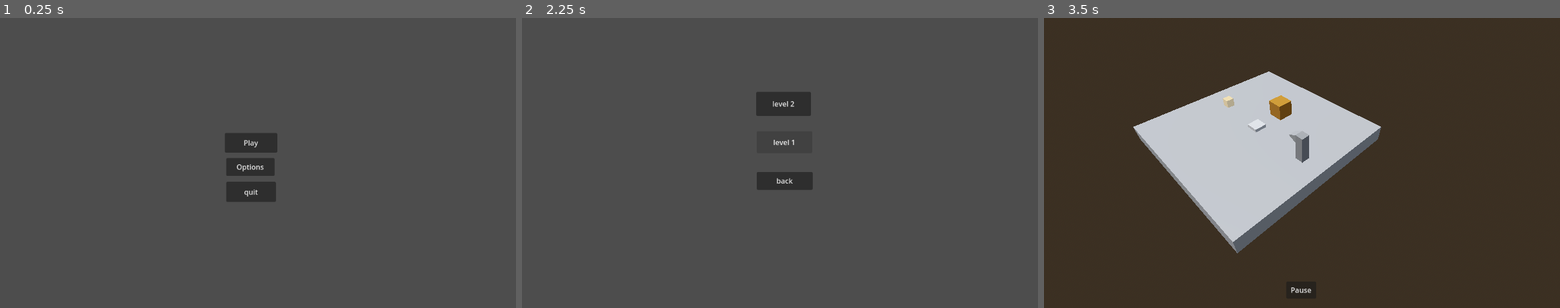
Above: before the commit, frames 1-3 (left to right).
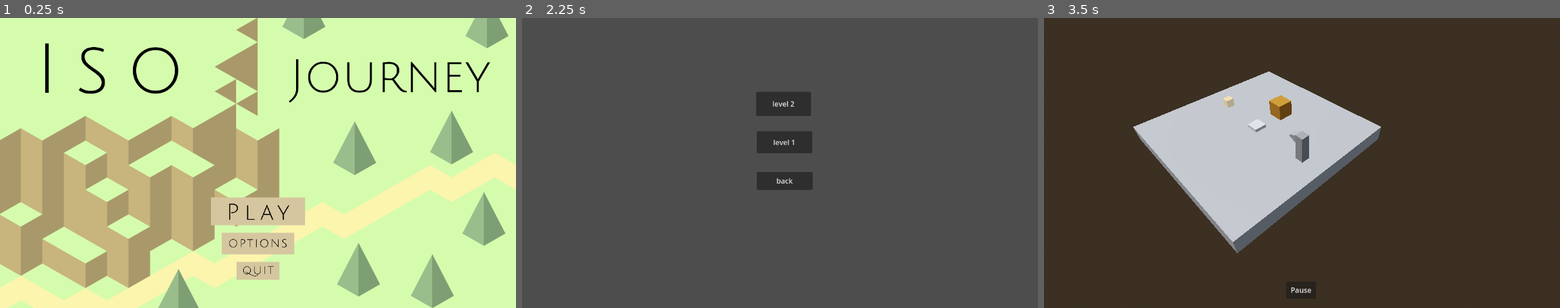
Above: after the commit, the same moments.

Repository: Jnight1104/Iso-Journey
Game: Godot game, scene res://Scenes/Main_menu.tscn
Two runs of this game, one before a commit and one after it. Both use one fixed random seed, a clock stepped at 60 frames per second and the inputs below. The project has no main scene, so this scene is started directly.
Inputs:
- Up to frame 1 (0.25 s): no input
- Up to frame 2 (2.25 s): click "Play" at 0.5 s; click "back" at 1.25 s; click "Play" at 2 s
- Up to frame 3 (3.5 s): click "level 1" at 2.75 s

The runs differ from the first frame. In frame 1, 100% of the frame differs, in the area x 0-100%, y 0-100%; in frame 2, less than 0.1%; in frame 3, nothing differs.

Commit message:
Introduced button assets and implemented main menu UI

Diff:
--- a/Scenes/Main_menu.tscn
+++ b/Scenes/Main_menu.tscn
@@ -1,6 +1,10 @@
-[gd_scene load_steps=2 format=3 uid="uid://ctewm2imo6ynu"]
+[gd_scene load_steps=6 format=3 uid="uid://ctewm2imo6ynu"]
 
 [ext_resource type="Script" path="res://Scripts/main_menu.gd" id="1_16354"]
+[ext_resource type="Texture2D" uid="uid://b8qki0ptetg65" path="res://Assets/Main Menu bg.png" id="2_7cq6n"]
+[ext_resource type="Texture2D" uid="uid://drvxntuujk814" path="res://Assets/Play button.png" id="3_ji11d"]
+[ext_resource type="Texture2D" uid="uid://nscr12br0yi8" path="res://Assets/Options button.png" id="4_3wbhg"]
+[ext_resource type="Texture2D" uid="uid://hjlxrp4uhfxl" path="res://Assets/Quit button.png" id="5_ocotf"]
 
 [node name="Control" type="Control"]
 layout_mode = 3
@@ -11,31 +15,51 @@
 grow_vertical = 2
 script = ExtResource("1_16354")
 
+[node name="Background" type="Sprite2D" parent="."]
+position = Vector2(575.4, 342.5)
+scale = Vector2(0.429375, 0.429375)
+texture = ExtResource("2_7cq6n")
+
 [node name="Play" type="Button" parent="."]
 layout_mode = 0
-offset_left = 502.0
-offset_top = 257.0
-offset_right = 619.0
-offset_bottom = 301.0
+offset_left = 472.0
+offset_top = 402.0
+offset_right = 680.0
+offset_bottom = 462.0
 text = "Play
 "
 
 [node name="Quit" type="Button" parent="."]
 layout_mode = 0
-offset_left = 505.0
-offset_top = 366.0
-offset_right = 616.0
-offset_bottom = 411.0
+offset_left = 529.0
+offset_top = 546.0
+offset_right = 623.0
+offset_bottom = 584.0
 text = "quit
 "
 
 [node name="Options" type="Button" parent="."]
 layout_mode = 0
-offset_left = 505.0
-offset_top = 313.0
-offset_right = 613.0
-offset_bottom = 353.0
+offset_left = 496.0
+offset_top = 481.0
+offset_right = 656.0
+offset_bottom = 527.0
 text = "Options"
+
+[node name="Play2" type="Sprite2D" parent="."]
+position = Vector2(576, 432)
+scale = Vector2(0.125, 0.125)
+texture = ExtResource("3_ji11d")
+
+[node name="Options2" type="Sprite2D" parent="."]
+position = Vector2(576, 504)
+scale = Vector2(0.136364, 0.136364)
+texture = ExtResource("4_3wbhg")
+
+[node name="Quit2" type="Sprite2D" parent="."]
+position = Vector2(576, 565)
+scale = Vector2(0.131579, 0.131579)
+texture = ExtResource("5_ocotf")
 
 [connection signal="button_up" from="Play" to="." method="_play_button_pressed"]
 [connection signal="button_up" from="Quit" to="." method="_quit_button_pressed"]
Binary file added: Assets/Back button.png
Not shown, added: Assets/Back button.png.import
Binary file added: Assets/Main Menu bg.png
Not shown, added: Assets/Main Menu bg.png.import
Binary file added: Assets/Options button.png
Not shown, added: Assets/Options button.png.import
Binary file added: Assets/Options menu.png
Not shown, added: Assets/Options menu.png.import
Binary file added: Assets/Pause button.png
Not shown, added: Assets/Pause button.png.import
Binary file added: Assets/Play button.png
Not shown, added: Assets/Play button.png.import
(and 30 more such lines)
